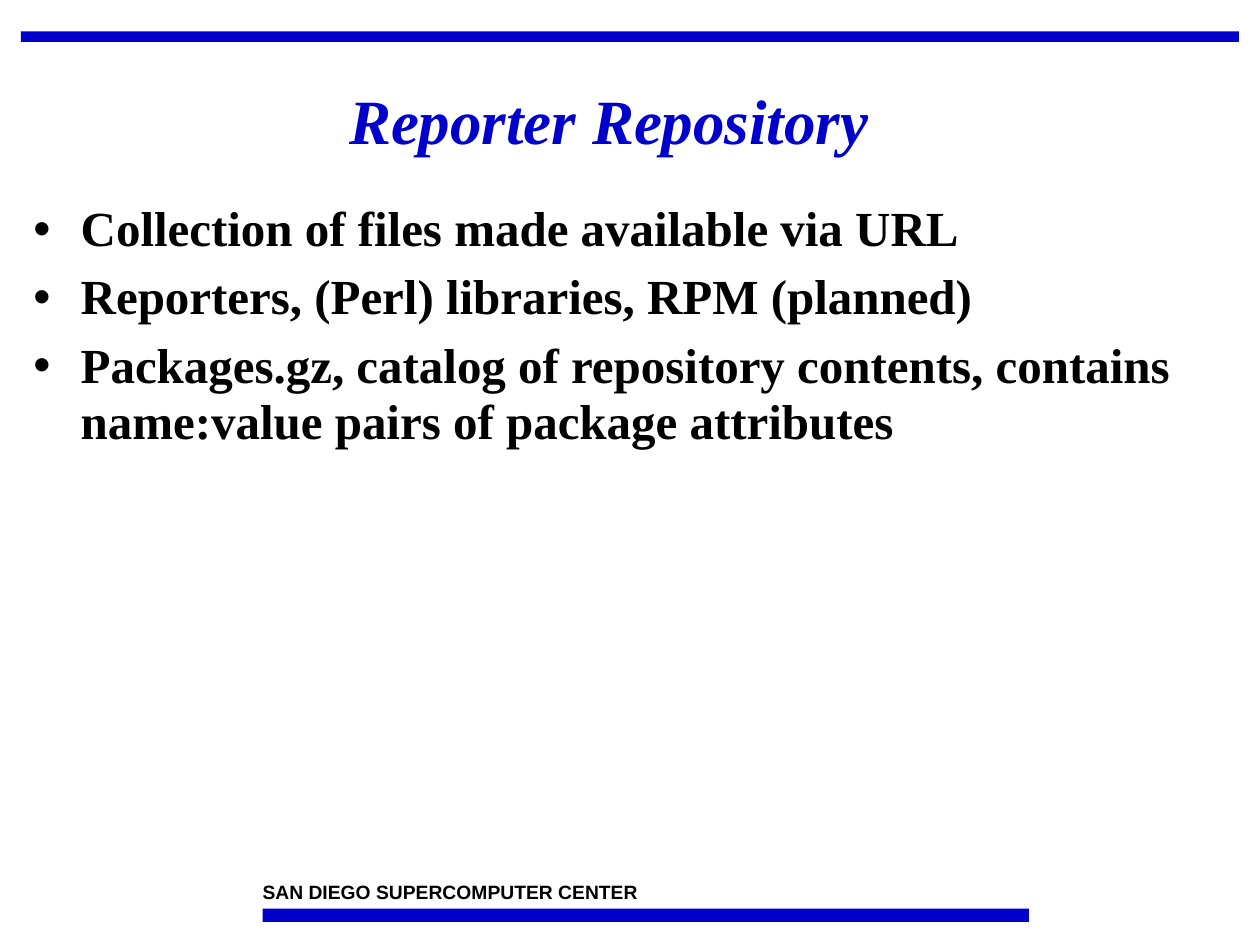
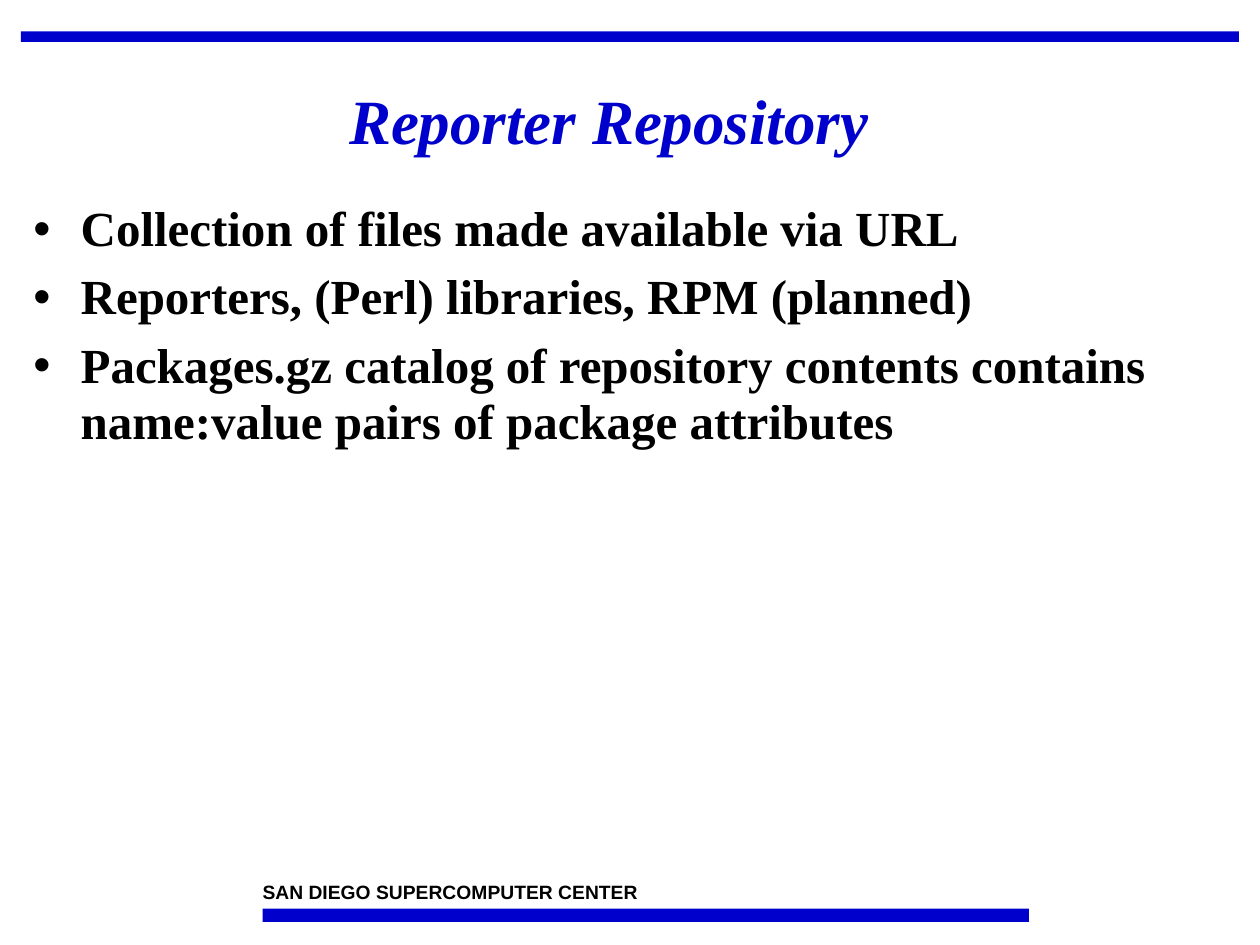
Before and after one commit to IncaProject/inca-xsede, a slide deck: slide 26 of talks/feb-06-workshop/incaReporters.ppt. Drawn at 1260x945 pixels with LibreOffice and Linux fonts; fonts in the diff are those of the drawing; background and template pictures are left out. Boxes give left, top, right and bottom in pixels: in the first picture for what was removed or moved away, otherwise in the second. Text is boxed around its words. In the diff, an @@ line names an element or a change of style, - is before the commit and + after.

```diff
--- a/talks/feb-06-workshop/incaReporters.ppt
+++ b/talks/feb-06-workshop/incaReporters.ppt
@@ text at bbox=[81, 348, 1145, 448]: text changed @@
-• Packages.gz, catalog of repository contents, contains name:value pairs of package attributes
+• Packages.gz catalog of repository contents contains name:value pairs of package attributes
```
Also in this commit, not shown: 8 other slides changed, 1 other file.
